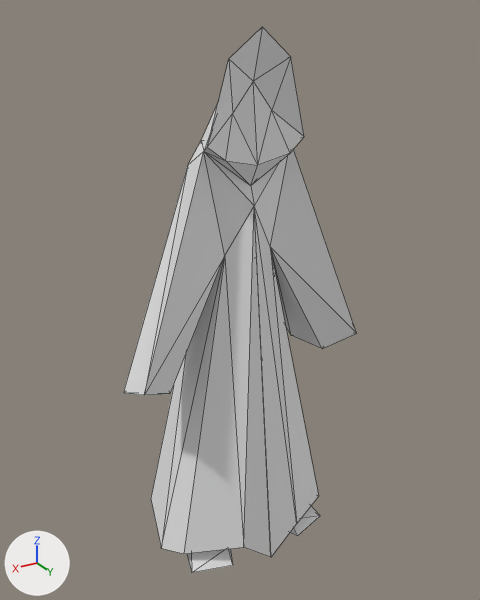
A saved change to the Blender file img sources/Blender/wizard.blend.
Before and after are seen from a camera (50 mm lens) standing at (7.45, 13.99, 13.47) and looking at (-0.58, 0.61, 6.78). The lights are fixed; the arrows at lower left show +X, +Y and +Z. Mesh edges are drawn as thin lines.
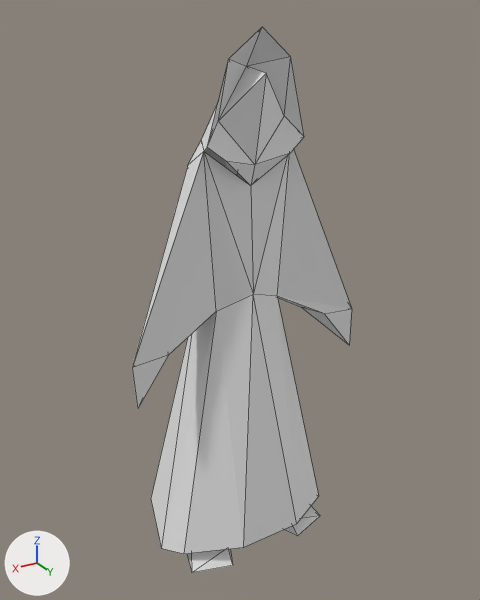
Where the change shows, as pixel boxes [x1, y1, x2, y2] in the pictures (480 x 600 px; the box of a moved part takes in the faces that stretch with it):
'Plane', reshaped, modifiers changed: before [123, 27, 357, 573]; after [132, 27, 352, 573]
part 1 of me_plane, moved or reshaped: before [123, 27, 357, 557]; after [132, 27, 352, 547]

What changed in the scene script:
```text
Change me_plane:
    used by ob_plane; location = (-0.46, 0.0, -0.42); rotation_euler = (1.571, 0.0, 0.0), in degrees (90, 0, 0); scale = (1.05, 0.227, 1.0)
    remove me_plane.from_pydata(...)  # 42 vertices, 54 faces; spans x 0.0..3.0, y 1.2..60.2, z -2.5..1.1
    add me_plane.from_pydata(...)  # 66 vertices, 70 faces; spans x -3.0..3.0, y 1.4..60.2, z -2.4..1.1
    me_plane part 1
    15 vertices are removed from x 0.0..3.0, y 1.2..55.4, z -2.5..0.1
    44 faces are deleted
    1 vertex moves from x 2.9, y 26.5, z -1.8 to x 3.0, y 28.9, z -1.4
    39 vertices are added at x -3.0..3.0, y 1.4..57.5, z -2.4..1.1
    60 new faces join them
Change ob_plane:
    remove _m = ob_plane.modifiers.new('Mirror', 'MIRROR')
```
